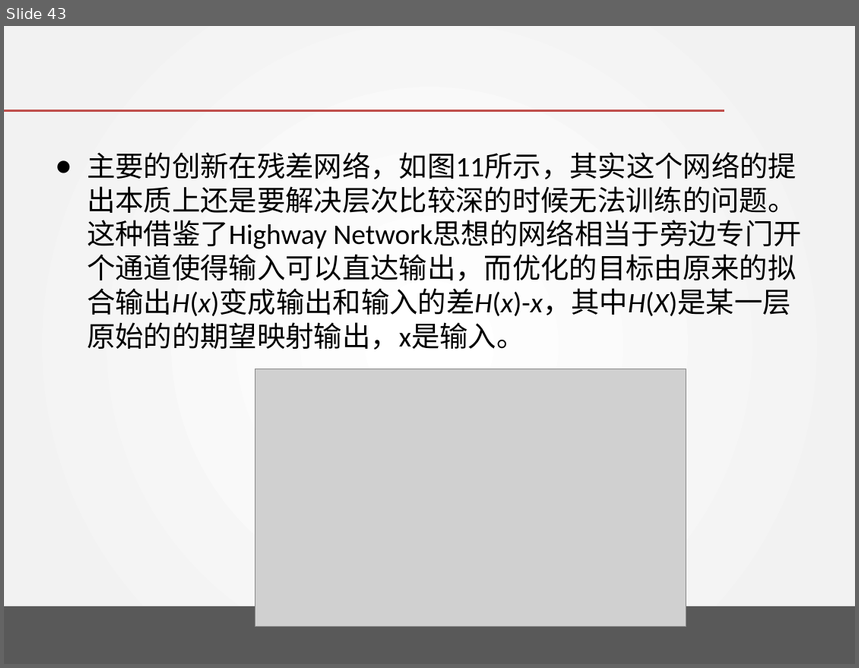
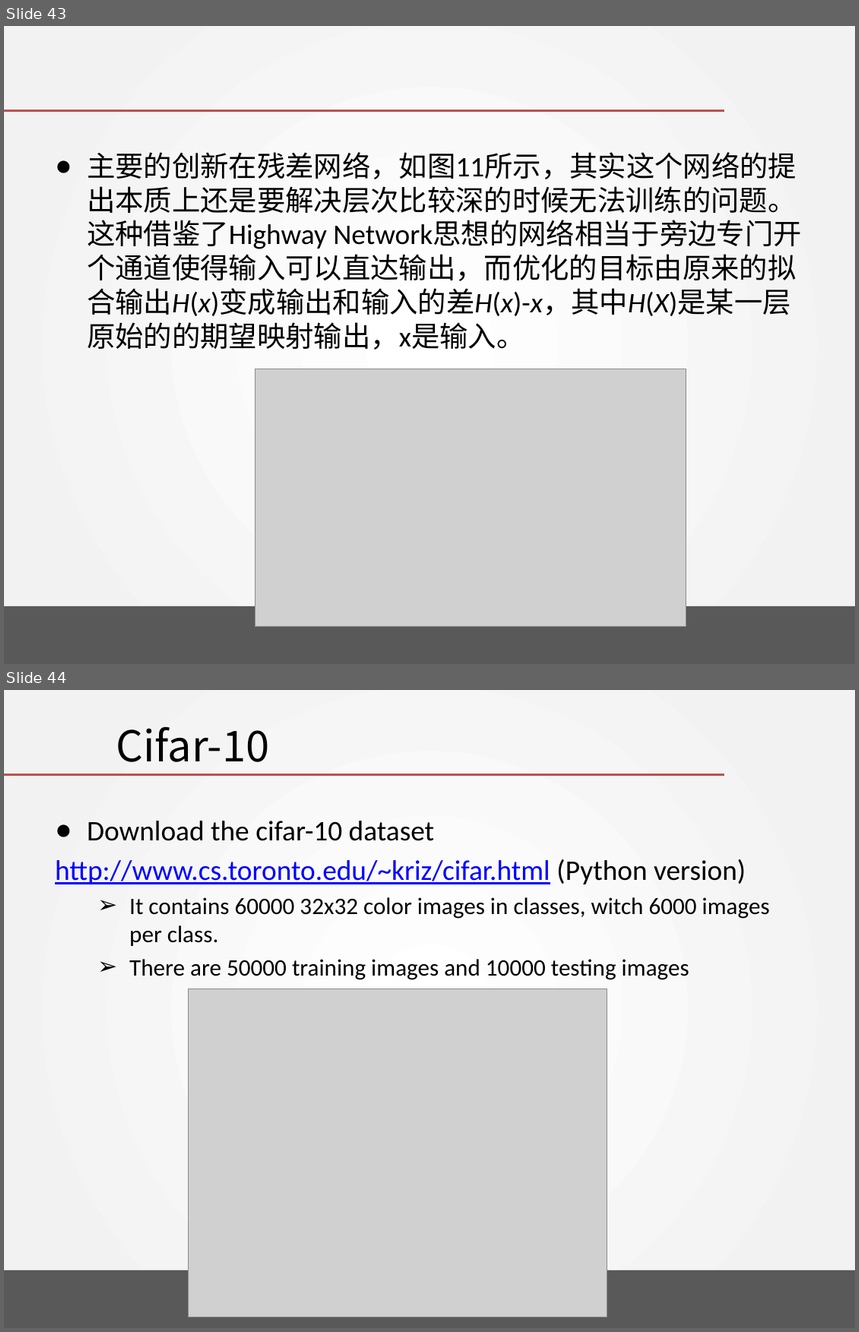
Before and after one commit to DavidPeng11/Artificial_Intelligence_2018, a slide deck: chapter 12 - Convolutional Neural Networks/Convolutional Neural Networks.pptx. Shown one above the other, each under a label of ours: slide 43 before the commit, slides 43 and 44 after it. The pictures are 859x668 and 859x1332 pixels, drawn with LibreOffice and Linux fonts; fonts in the diff are those of the drawing; grey boxes stand for pictures; background and template pictures are left out. Boxes give left, top, right and bottom in pixels: in the first picture for what was removed or moved away, otherwise in the second. Text is boxed around its words. In the diff, an @@ line names an element or a change of style, - is before the commit and + after.

```diff
--- a/chapter 12 - Convolutional Neural Networks/Convolutional Neural Networks.pptx
+++ b/chapter 12 - Convolutional Neural Networks/Convolutional Neural Networks.pptx
@@ slide 44 added at (4, 690, 855, 1328), background gradient #FFFFFF to #F2F2F2; not listed: 2 template elements that a slide beside it also shows @@
@@ title added at (116, 726, 269, 762), 36 pt, text #000000 @@
+Cifar-10
@@ text added at (55, 821, 770, 980), 20 pt, text #000000 @@
+● Download the cifar-10 dataset
+http://www.cs.toronto.edu/~kriz/cifar.html (Python version)
+  ➢ It contains 60000 32x32 color images in classes, witch 6000 images per class.
+  ➢ There are 50000 training images and 10000 testing images
@@ picture added at (189, 989, 607, 1316) @@
```
Also in this commit, not shown: 16 other slides added, 2 other files.
